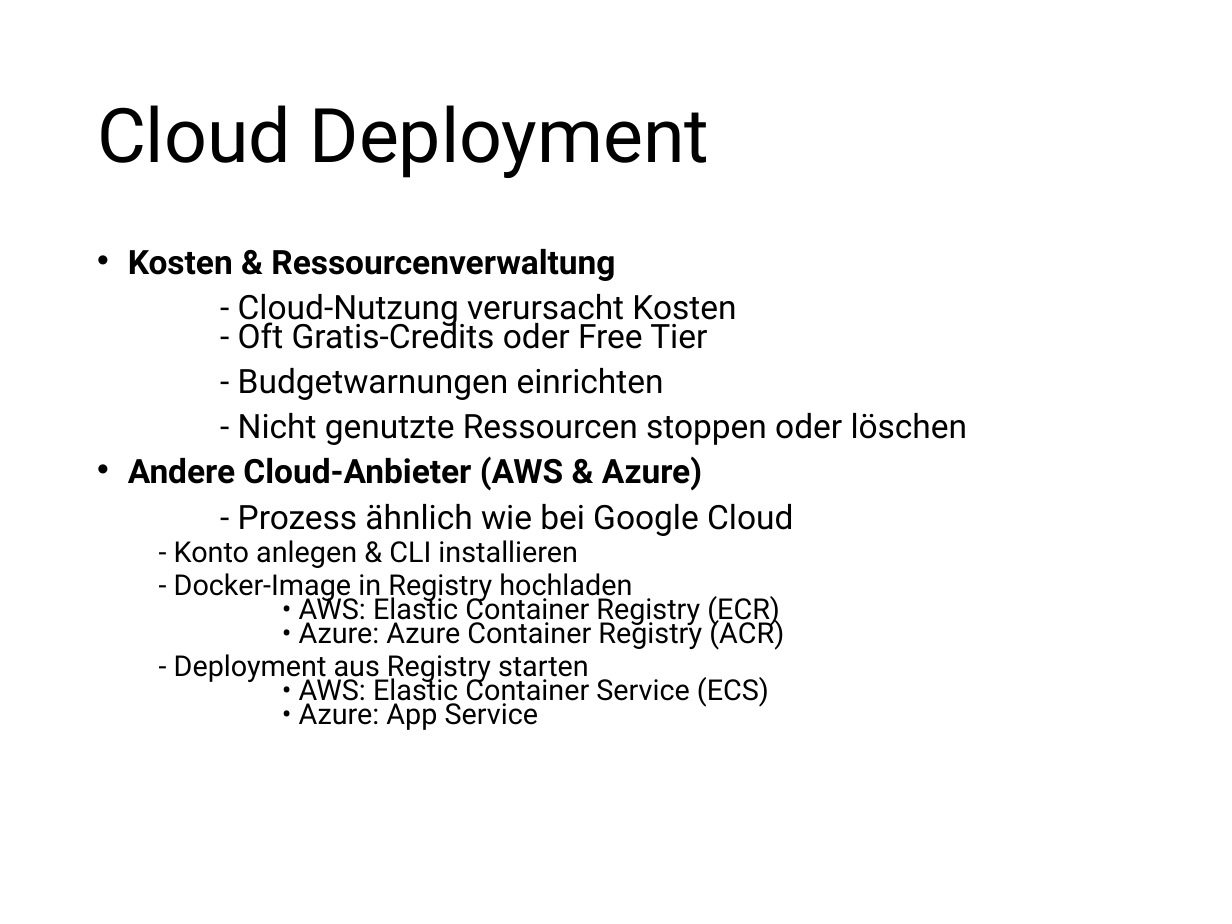
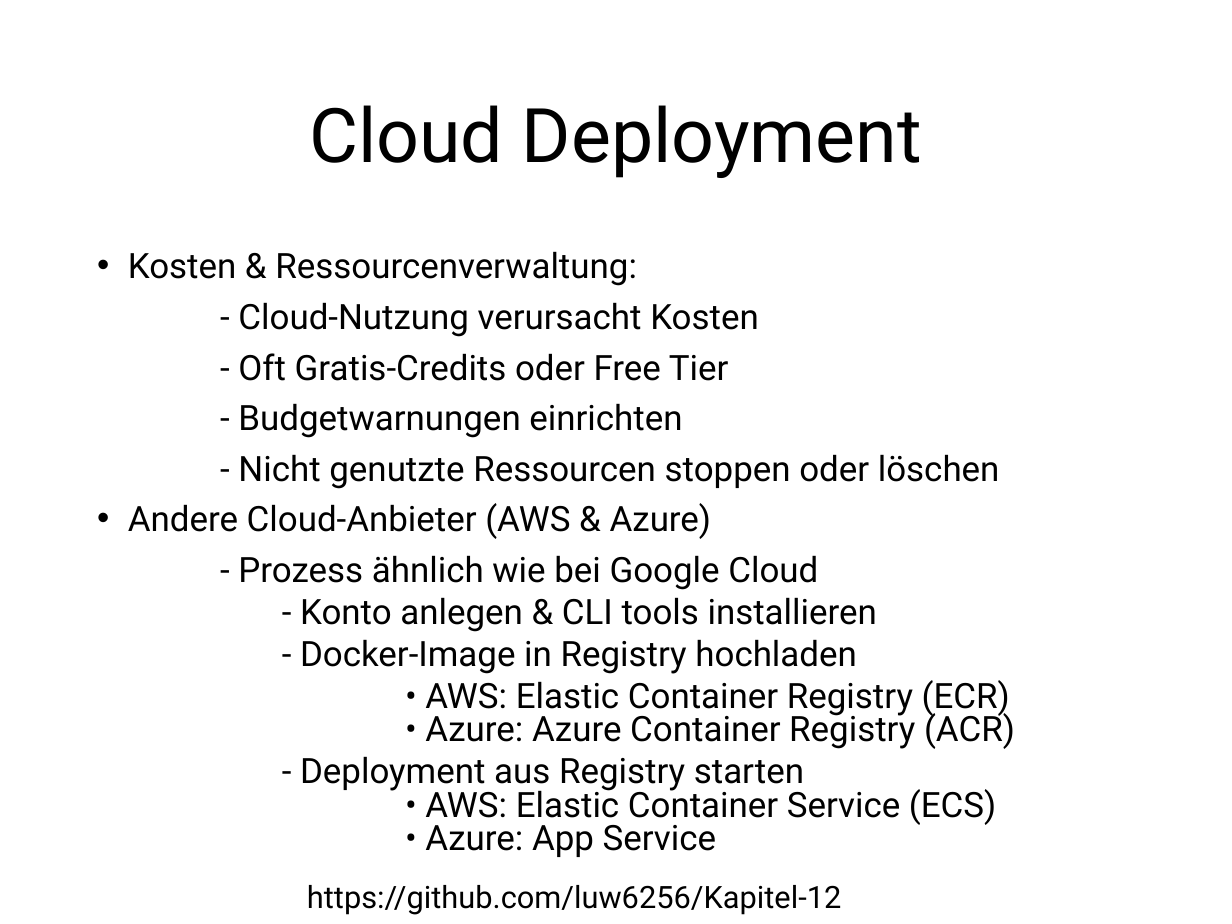
Before and after one commit to luw6256/Kapitel-12, a slide deck: slide 13 of Kapitel12.pptx (slide 11 before the commit). Drawn at 1232x924 pixels with LibreOffice and Linux fonts; fonts in the diff are those of the drawing. Boxes give left, top, right and bottom in pixels: in the first picture for what was removed or moved away, otherwise in the second. Text is boxed around its words. In the diff, an @@ line names an element or a change of style, - is before the commit and + after.

```diff
--- a/Kapitel12.pptx
+++ b/Kapitel12.pptx
@@ title "Cloud Deployment" at box(309, 105, 922, 178): alignment left to centre @@
@@ text at box(128, 251, 759, 381): text changed; size 19.6 to 20.4 pt @@
-• Kosten & Ressourcenverwaltung
-- Cloud-Nutzung verursacht Kosten
-- Oft Gratis-Credits oder Free Tier
+• Kosten & Ressourcenverwaltung:
+- Cloud-Nutzung verursacht Kosten
+- Oft Gratis-Credits oder Free Tier
@@ text at box(128, 403, 1000, 857): size 19.6 to 20.4 pt in "- Budgetwarnungen einrichten", "- Nicht genutzte Ressourcen stoppen oder löschen", "Andere Cloud-Anbieter (AWS & Azure)", "- Prozess ähnlich wie bei Google Cloud"; bold off in "Andere Cloud-Anbieter (AWS & Azure)"; size 16.8 to 20.4 pt in "- Deployment aus Registry starten • AWS: ..."; line spacing 0.7 to 0.8 @@
@@ text at box(300, 597, 1015, 749): text changed; size 16.8 to 20.4 pt @@
-  - Konto anlegen & CLI installieren
-  - Docker-Image in Registry hochladen
-  • AWS: Elastic Container Registry (ECR)
-  • Azure: Azure Container Registry (ACR)
+  - Konto anlegen & CLI tools installieren
+  - Docker-Image in Registry hochladen
+  • AWS: Elastic Container Registry (ECR)
+  • Azure: Azure Container Registry (ACR)
@@ text added at box(307, 885, 841, 915), 18 pt, text #000000 @@
+https://github.com/luw6256/Kapitel-12
```
Also in this commit, not shown: 10 other slides changed, 3 slides added, 1 slide removed, 2 other files.
